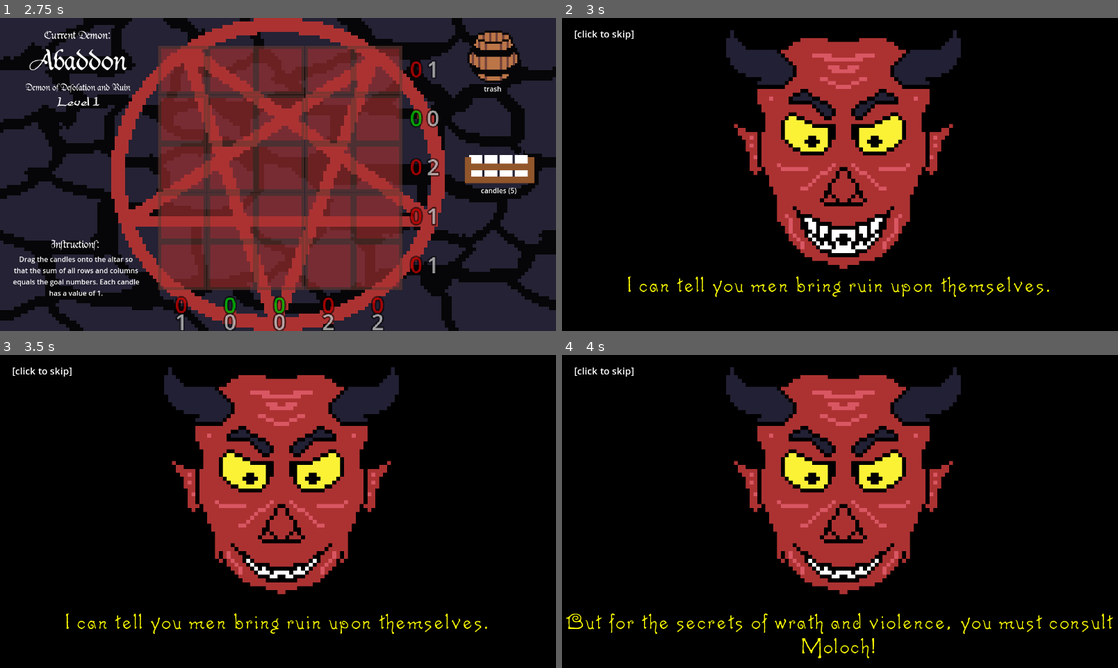
Above: before the commit, frames 1-4 (two rows, left to right).
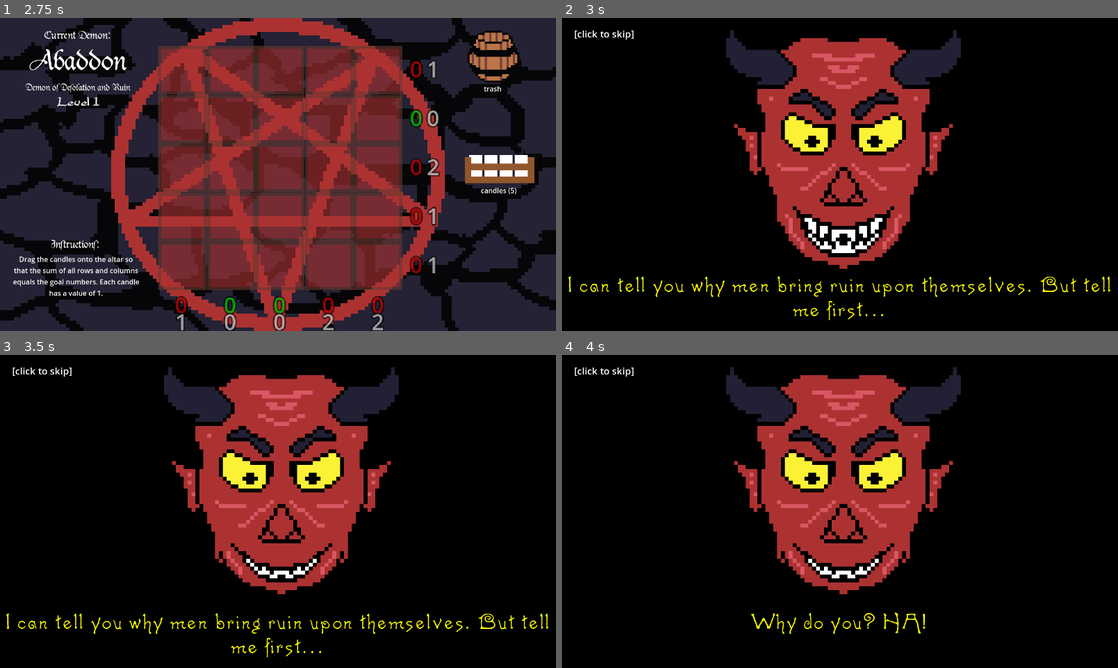
Above: after the commit, the same moments.

Repository: adrientremblay/ld55
Game: Godot game, scene res://scenes/title_screen.tscn
Same seed, same stepped clock (60 frames per second), same inputs: the game is played once before the commit and once after it.
Inputs (mouse positions are in pixels of both pictures, inside the frame that each line leads up to):
- Up to frame 1 (2.75 s): tap Enter at 0.5, 1.25, 2 s; move the mouse to (400, 158) at 0.52 s; press the mouse at (400, 158) at 0.53 s; move the mouse to (166, 190) at 1.27 s; release the mouse at (166, 190) at 1.28 s; click (166, 190) at 1.35 s; move the mouse to (333, 105) at 2.02 s; press the mouse at (333, 105) at 2.03 s
- Up to frame 2 (3 s): tap Space (skip_level) at 2.75 s; move the mouse to (1062, 165) at 2.77 s; release the mouse at (1062, 165) at 2.78 s; click (1062, 165) at 2.85 s
- Up to frame 3 (3.5 s): no input
- Up to frame 4 (4 s): tap Enter at 3.5 s; move the mouse to (1006, 558) at 3.52 s; press the mouse at (1006, 558) at 3.53 s

Frame 1 is identical in both runs. In frame 2, 1.7% of the frame differs, in the area x 1-99%, y 82-97%; in frame 3, 1.7%; in frame 4, 1.5%.

Commit message:
Updated demon lines

Diff:
--- a/scripts/main.gd
+++ b/scripts/main.gd
@@ -22,11 +22,11 @@
 	add_child(object)
 
 func make_levels():
-	demons_to_summon.append(Demon.new(1, "Abaddon", "Demon of D …(66 unchanged characters)… mon you've ever seen?", "I can tell you men bring ruin upon themselves.", "But for the secrets of wrath and violence, you must consult Moloch!"], "Drag the candles onto the altar so …(95 unchanged characters)…
-	demons_to_summon.append(Demon.new(2, "Moloch", "Demon of Wrath and Violence", null, null, ["I am Moloch! God of wrath and violence!", "I can tell you the secrets of spiteful men like you.", "You seek our knowledge for revenge perhaps?"], "Do the same as with the last level. There are more candles now."))
-	demons_to_summon.append(Demon.new(3, "Lilith", "Demon of Vanity and Envy", null, null, ["I am Lilith! "], "The next demon must be summoned usi …(67 unchanged characters)…
-	demons_to_summon.append(Demon.new(4, "Asmodeus", "Demon of Lust and Temptation", null, null, ["hello"], "instructions"))
-	demons_to_summon.append(Demon.new(5, "Lucifer", "Demon of Vanity and Envy", null, null, ["I am Astaroth! Write it down. You will be hearing of me a lot.", "Vanity and envy are the downfall of all men", "But will anyone remember your name when the world burns?"], "The next demon must be summoned using a combination of candles and skulls. Skulls have a value of 2"))
+	demons_to_summon.append(Demon.new(1, "Abaddon", "Demon of D …(66 unchanged characters)… mon you've ever seen?", "I can tell you why men bring ruin upon themselves. But tell me first...", "Why do you? HA!"], "Drag the candles onto the altar so …(95 unchanged characters)…
+	demons_to_summon.append(Demon.new(2, "Moloch", "Demon of Wrath and Violence", null, null, ["I am Moloch! God of wrath and violence!", "I grant you the knowledge of why men desire revenge on one condition...", "You do not seek vengence against me for telling you."], "Do the same as with the last level. There are more candles now."))
+	demons_to_summon.append(Demon.new(3, "Lilith", "Demon of Deception and Betrayal", null, null, ["I am Lilith! You know my name!", "I offer my mastery of whispers, deception, and betreyal.", "But will you trust my words mortal?"], "The next demon must be summoned usi …(67 unchanged characters)…
+	demons_to_summon.append(Demon.new(4, "Asmodeus", "Demon of Lust and Temptation", null, null, ["I am Asmodeus! Do you desire me?", "No! You desire knowledge.", "Dont you know knowledge is the dirtiest of all desires!"], "Do the same as with the last level. There are more skulls now."))
+	demons_to_summon.append(Demon.new(5, "Lucifer", "Lord of all other demons", null, null, ["I am Lucifer! The one who stands against the TYRANNY of God.", "I see you have already summoned and spoken to the others.", "My gift to you is the knowledge of the world beyond this one...", "You may want to stay in this one as long as you can...", "HAHAHAHA!!!!!"], "Do the same as with the last level. There are more skulls now."))
 
 func load_demon(demon: Demon, level_number: int):
 	demonNameLabel.text = demon.name
